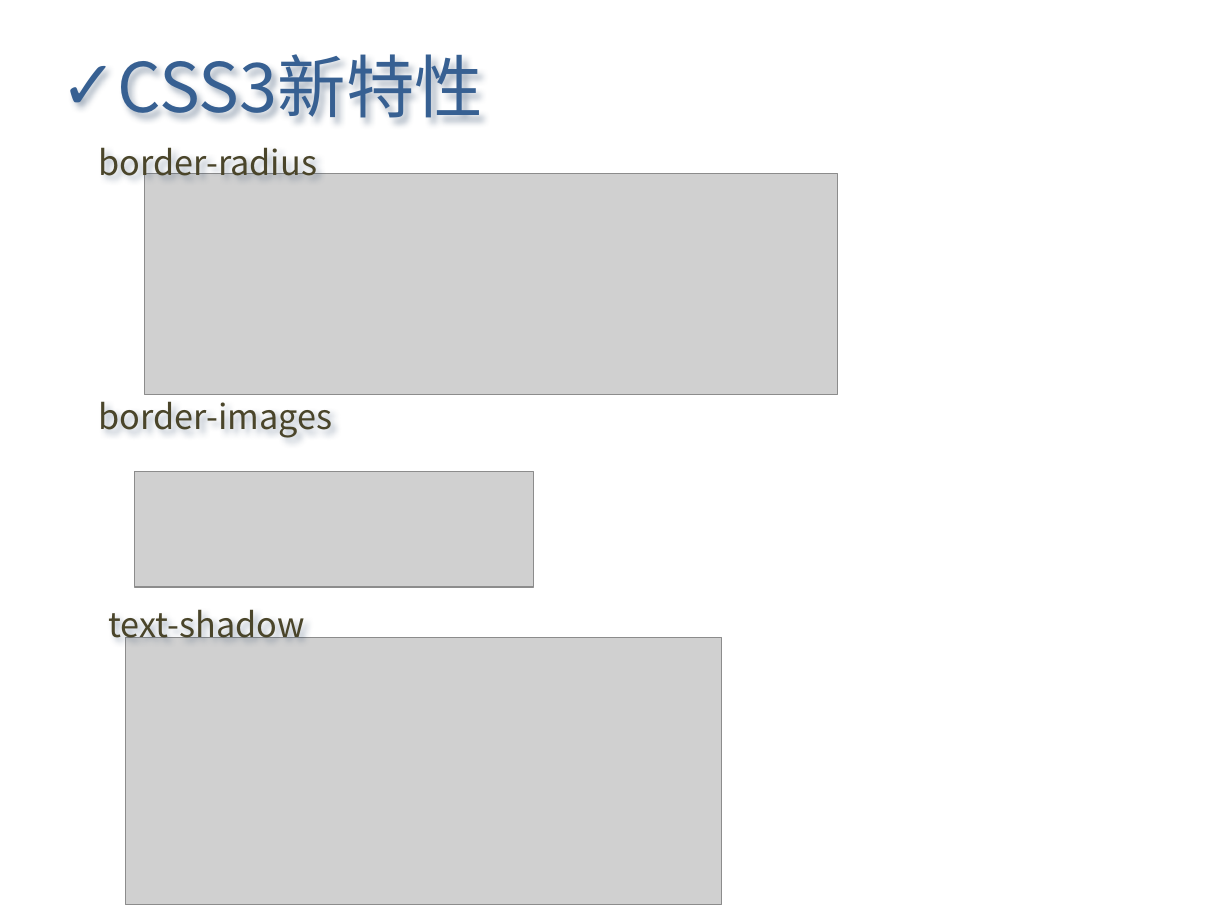
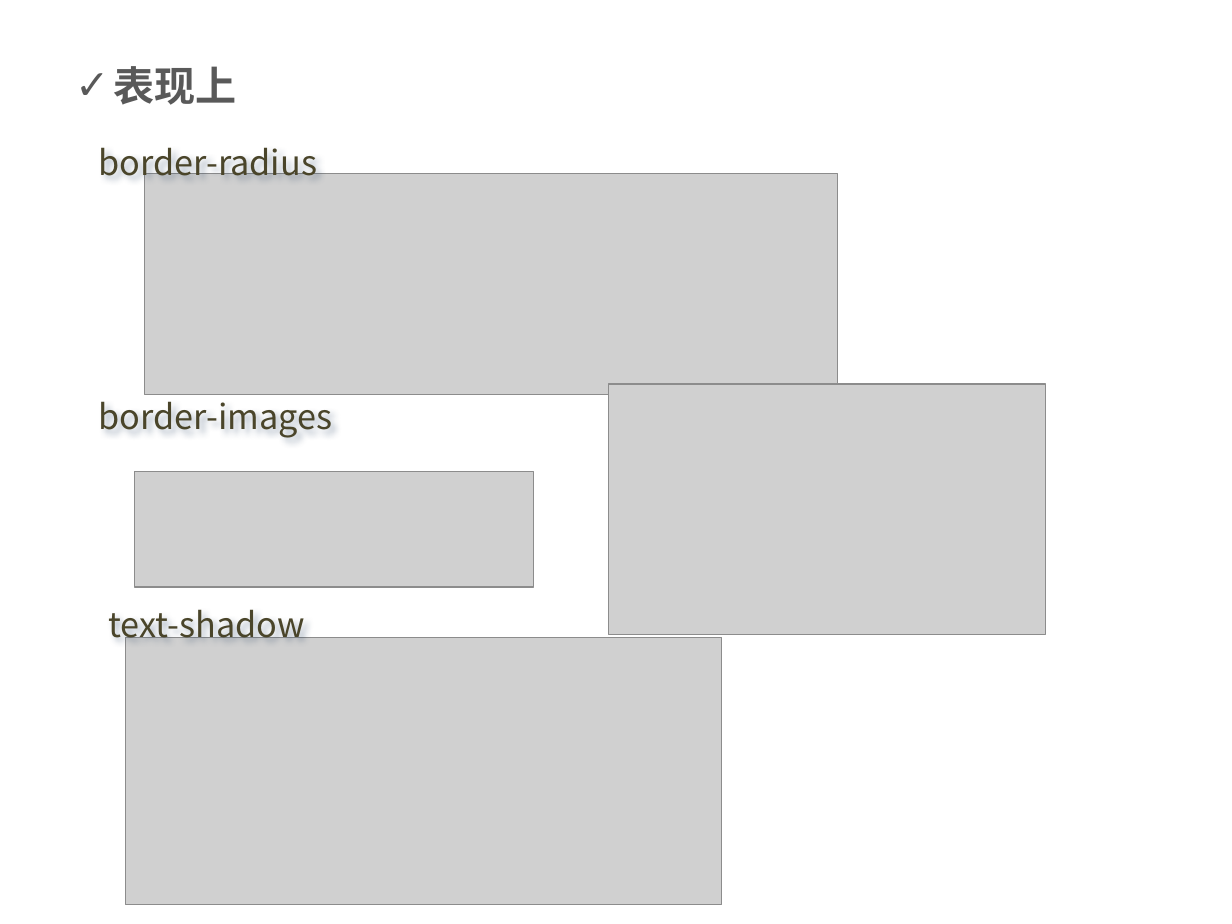
Before and after one commit to Letractively/feng33, a slide deck: slide 8 of ppt/css3知多少2011-06-23.pptx (slide 5 before the commit). Drawn at 1232x924 pixels with LibreOffice and Linux fonts; fonts in the diff are those of the drawing; grey boxes stand for pictures. Boxes give left, top, right and bottom in pixels: in the first picture for what was removed or moved away, otherwise in the second. Text is boxed around its words. In the diff, an @@ line names an element or a change of style, - is before the commit and + after.

```diff
--- a/ppt/css3知多少2011-06-23.pptx
+++ b/ppt/css3知多少2011-06-23.pptx
@@ text removed at <box>117,54,482,119</box> @@
-✓ CSS3新特性
@@ text added at <box>114,66,237,105</box>, 24 pt, text #595959, bold @@
+✓ 表现上
@@ picture added at <box>609,384,1046,634</box> @@
```
Also in this commit, not shown: 11 other slides changed, 6 slides added, 1 slide removed, 37 other files.
